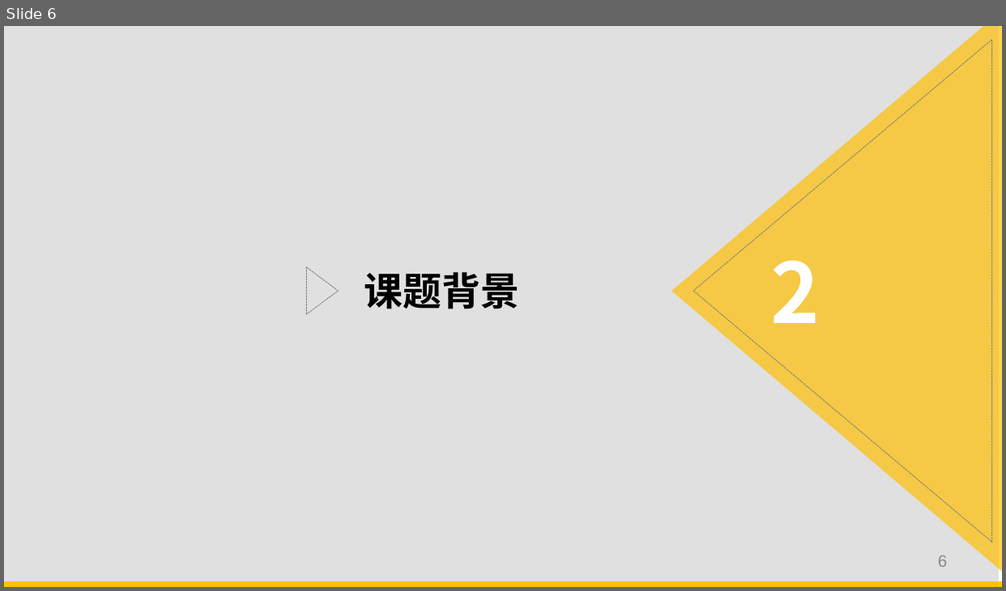
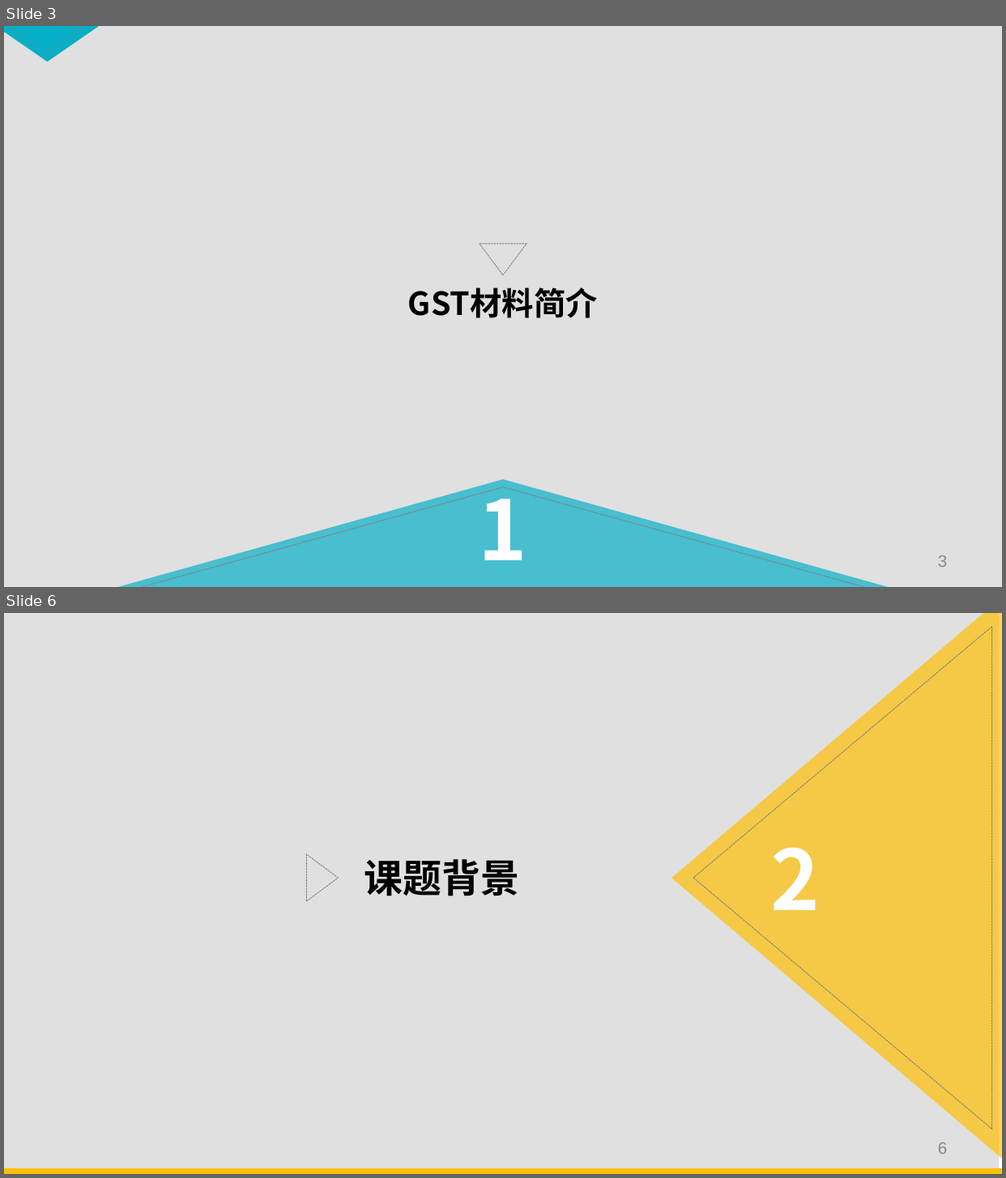
Before and after one commit to Linyu1Bai/ThuEE, a slide deck: Graduation/开题报告.pptx. Shown one above the other, each under a label of ours: slide 6 before the commit, slides 3 and 6 after it; the slides between them are not shown. The pictures are 1006x591 and 1006x1178 pixels, drawn with LibreOffice and Linux fonts; fonts in the diff are those of the drawing. Boxes give left, top, right and bottom in pixels: in the first picture for what was removed or moved away, otherwise in the second. Text is boxed around its words. In the diff, an @@ line names an element or a change of style, - is before the commit and + after.

```diff
--- a/Graduation/开题报告.pptx
+++ b/Graduation/开题报告.pptx
@@ slide 3 added at bbox=[4, 26, 1002, 587], background #FFFFFF @@
@@ rectangle added at bbox=[4, 26, 1002, 587], fill #000000 at 12% opacity @@
@@ freeform shape added at bbox=[4, 26, 102, 62], fill #05AFC8 @@
@@ freeform shape added at bbox=[4, 26, 87, 56], outline #7F7F7F 0.5 pt dashed @@
@@ freeform shape added at bbox=[479, 244, 526, 275], outline #7F7F7F 0.5 pt dashed @@
@@ text added at bbox=[408, 288, 598, 318], 23 pt, text #000000, bold @@
+GST材料简介
@@ freeform shape added at bbox=[110, 480, 896, 587], fill #05AFC8 at 69% opacity @@
@@ freeform shape added at bbox=[134, 487, 872, 587], outline #7F7F7F 0.5 pt dashed @@
@@ text added at bbox=[479, 476, 528, 561], 60 pt, text #FFFFFF, bold @@
+1
@@ page number added at bbox=[938, 556, 947, 567], 12 pt, text #898989 @@
+3
```
Also in this commit, not shown: 4 slides changed, 2 other slides added, 4 slides removed, 1 other file.
